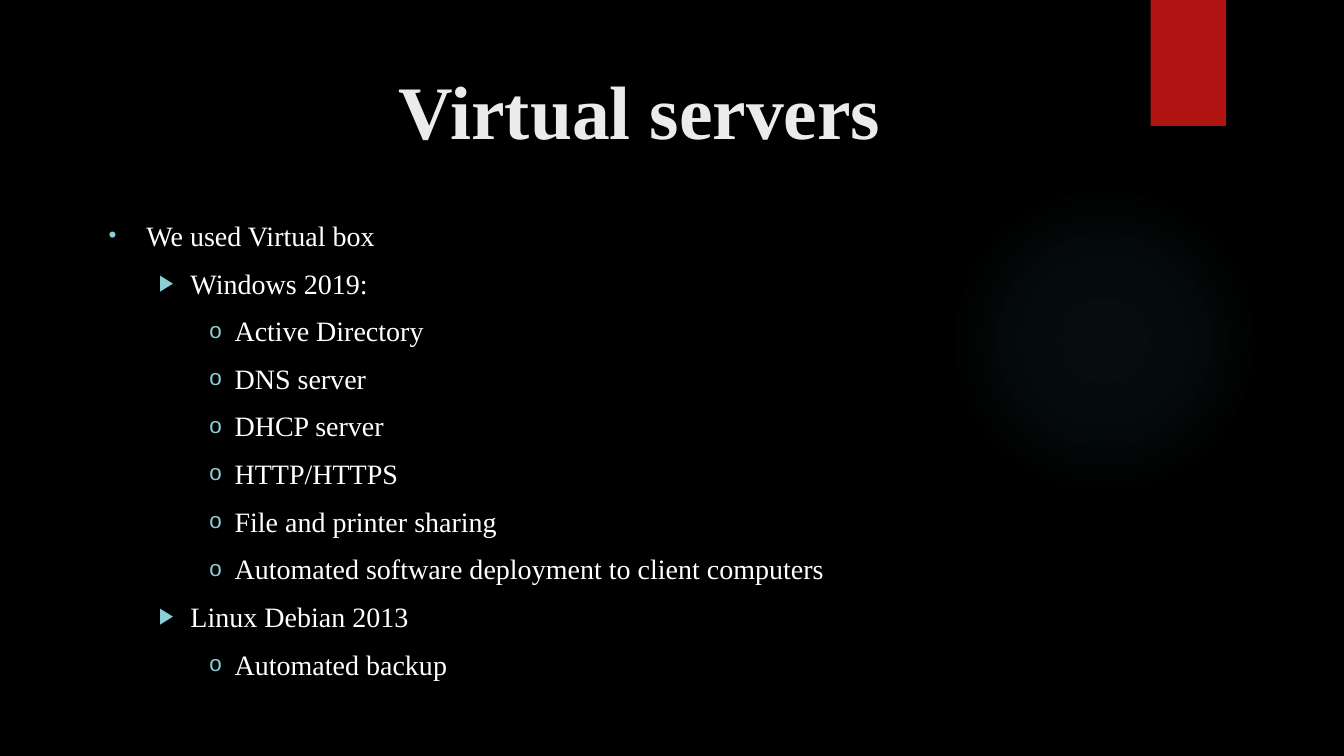
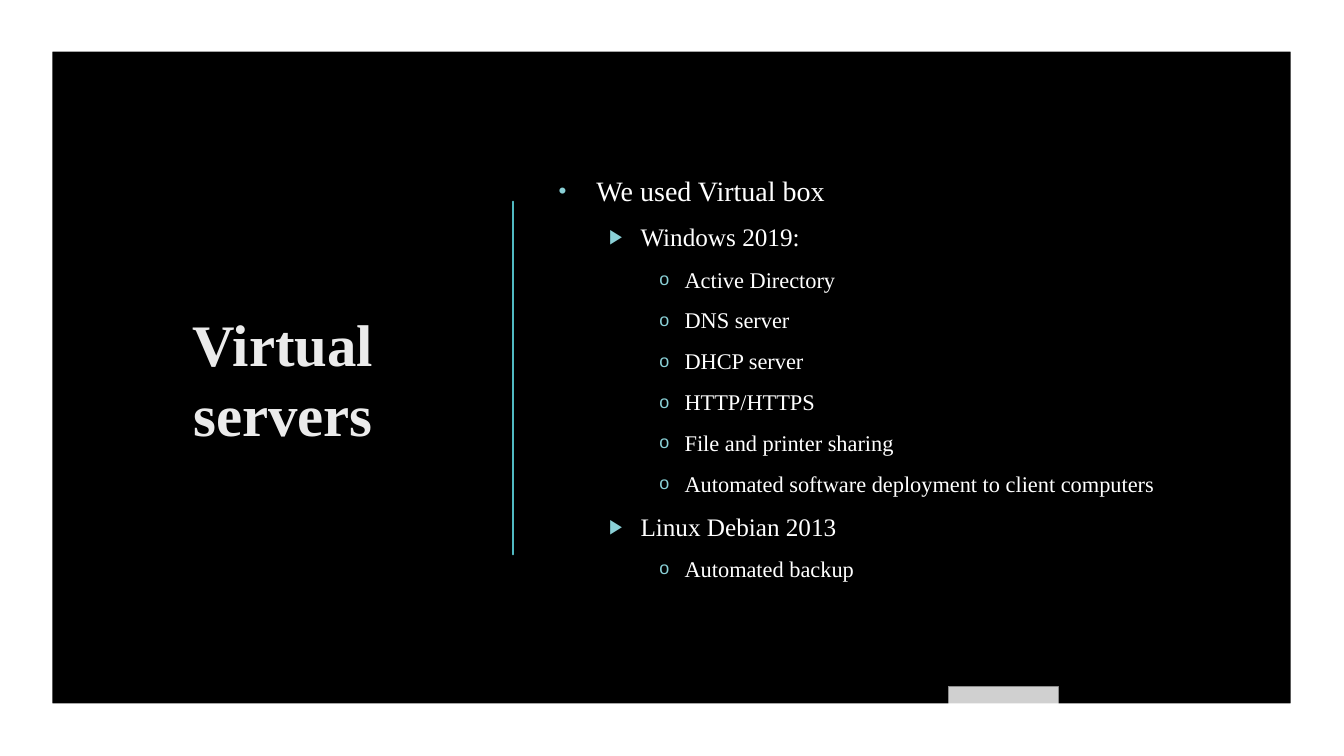
Before and after one commit to BalintBiro-hub/SysTeam, a slide deck: slide 11 of Kovta_Nyrt_EN.pptx. Drawn at 1344x756 pixels with LibreOffice and Linux fonts; fonts in the diff are those of the drawing; grey boxes stand for pictures; background and template pictures are left out. Boxes give left, top, right and bottom in pixels: in the first picture for what was removed or moved away, otherwise in the second. Text is boxed around its words. In the diff, an @@ line names an element or a change of style, - is before the commit and + after.

```diff
--- a/Kovta_Nyrt_EN.pptx
+++ b/Kovta_Nyrt_EN.pptx
@@ rectangle added at [0,0,1344,756], fill #000000 @@
@@ freeform shape added at [0,0,1344,756], fill #FFFFFF @@
@@ title "Virtual servers": place and size @@
-title "Virtual servers" at [399,86,881,140]
+title "Virtual servers" at [193,325,374,437]
@@ title "Virtual servers" at [193,325,374,437]: size 54 to 42 pt; alignment left to centre; vertical alignment top to middle @@
@@ text "We used Virtual box": place and size @@
-text "We used Virtual box" at [146,226,824,680]
+text "We used Virtual box" at [596,181,1154,582]
@@ text "We used Virtual box" at [596,181,1154,582]: vertical alignment top to middle @@
@@ line added from (513, 202) to (513, 555), #50B9C1 1.5 pt @@
@@ ellipse removed at [949,185,1259,495] @@
@@ text at [641,228,1154,582]: size 20 to 18 pt in "Windows 2019:", "Linux Debian 2013"; size 20 to 16 pt in "Active Directory", "DNS server", "DHCP server", "HTTP/HTTPS" and 3 more places @@
@@ picture added at [949,687,1059,756] @@
```
Also in this commit, not shown: 3 other slides changed, 1 other file.
